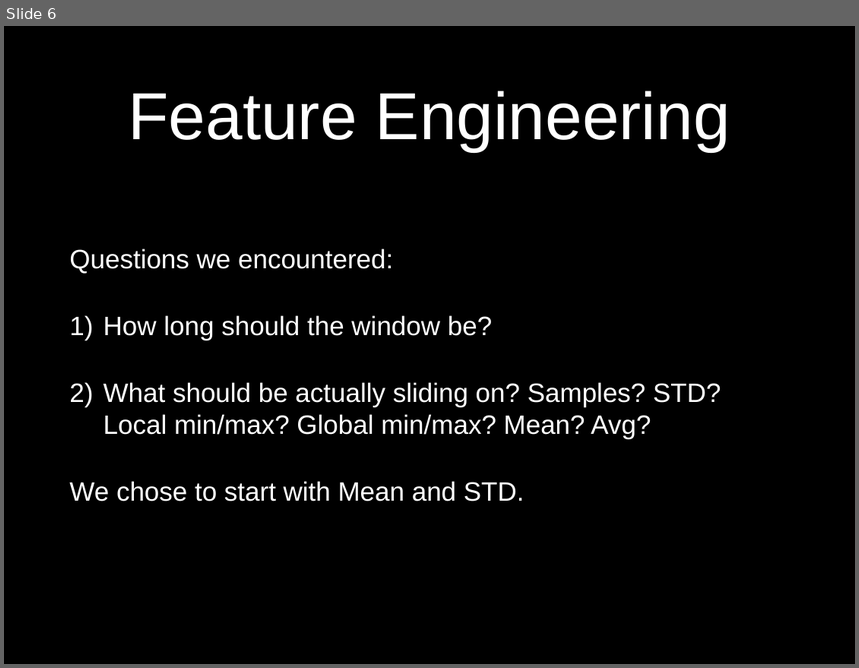
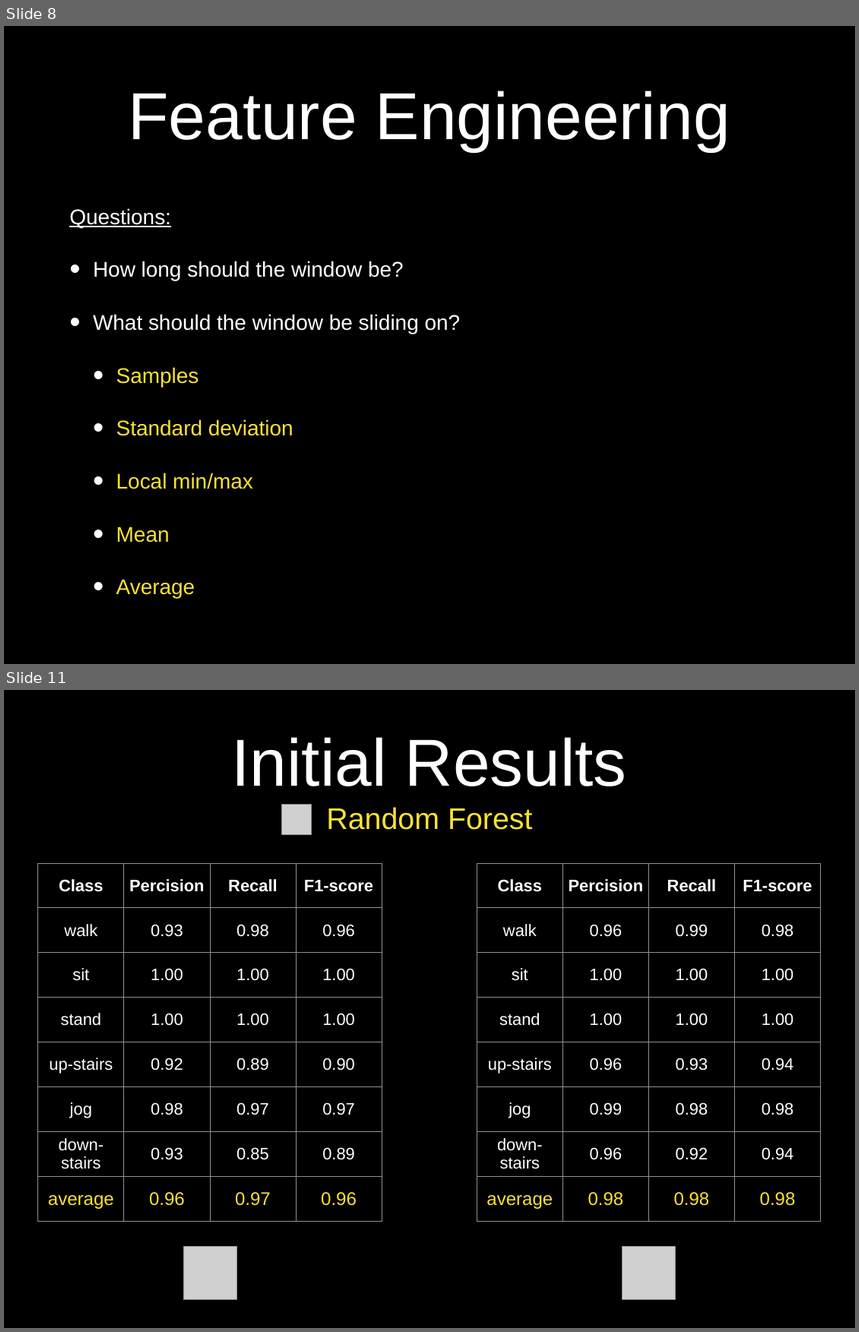
Before and after one commit to idocal/motionsense, a slide deck: MotionSenese/presentations/Presentation2.pptx. Shown one above the other, each under a label of ours: slide 6 before the commit, slides 8 and 11 after it; the slides between them are not shown. The pictures are 859x668 and 859x1332 pixels, drawn with LibreOffice and Linux fonts; fonts in the diff are those of the drawing; grey boxes stand for pictures; background and template pictures are left out. Boxes give left, top, right and bottom in pixels: in the first picture for what was removed or moved away, otherwise in the second. Text is boxed around its words. In the diff, an @@ line names an element or a change of style, - is before the commit and + after.

```diff
--- a/MotionSenese/presentations/Presentation2.pptx
+++ b/MotionSenese/presentations/Presentation2.pptx
@@ slide 11 added at (4, 690, 855, 1328), background picture (left out) @@
@@ title added at (232, 737, 627, 830), 80 pt, text #FFFFFF @@
+Initial Results
+Random Forest
@@ picture added at (281, 805, 312, 835) @@
@@ table added at (38, 863, 383, 1222), 8 rows, 4 columns @@
+Class | Percision | Recall | F1-score
+walk | 0.93 | 0.98 | 0.96
+sit | 1.00 | 1.00 | 1.00
+stand | 1.00 | 1.00 | 1.00
+up-stairs | 0.92 | 0.89 | 0.90
+jog | 0.98 | 0.97 | 0.97
+down-stairs | 0.93 | 0.85 | 0.89
+average | 0.96 | 0.97 | 0.96
@@ table added at (477, 863, 822, 1222), 8 rows, 4 columns @@
+Class | Percision | Recall | F1-score
+walk | 0.96 | 0.99 | 0.98
+sit | 1.00 | 1.00 | 1.00
+stand | 1.00 | 1.00 | 1.00
+up-stairs | 0.96 | 0.93 | 0.94
+jog | 0.99 | 0.98 | 0.98
+down-stairs | 0.96 | 0.92 | 0.94
+average | 0.98 | 0.98 | 0.98
@@ picture added at (183, 1247, 237, 1300) @@
@@ picture added at (623, 1247, 676, 1300) @@
@@ what was slide 6 is now slide 8 @@
@@ slide 8 changed as well @@
@@ text "Questions:": place and size @@
-text "Questions:" at (69, 249, 721, 502)
+text "Questions:" at (69, 208, 461, 599)
@@ text at (69, 208, 171, 228): text changed; size 32 to 25.6 pt @@
-Questions we encountered:
+Questions:
@@ text at (93, 261, 404, 281): size 32 to 25.6 pt in "How long should the window be?"; bullet 1) to •; less space between paragraphs @@
@@ text at (93, 314, 461, 599): text changed; size 32 to 25.6 pt; text colour #FFFFFF to #FAE232 @@
-2) What should be actually sliding on? Samples? STD? Local min/max? Global min/max? Mean? Avg?
-We chose to start with Mean and STD.
+• What should the window be sliding on?
+  • Samples
+  • Standard deviation
+  • Local min/max
+  • Mean
+  • Average
```
Also in this commit, not shown: 6 other slides changed, 5 other slides added, 4 slides removed, 3 other files.
